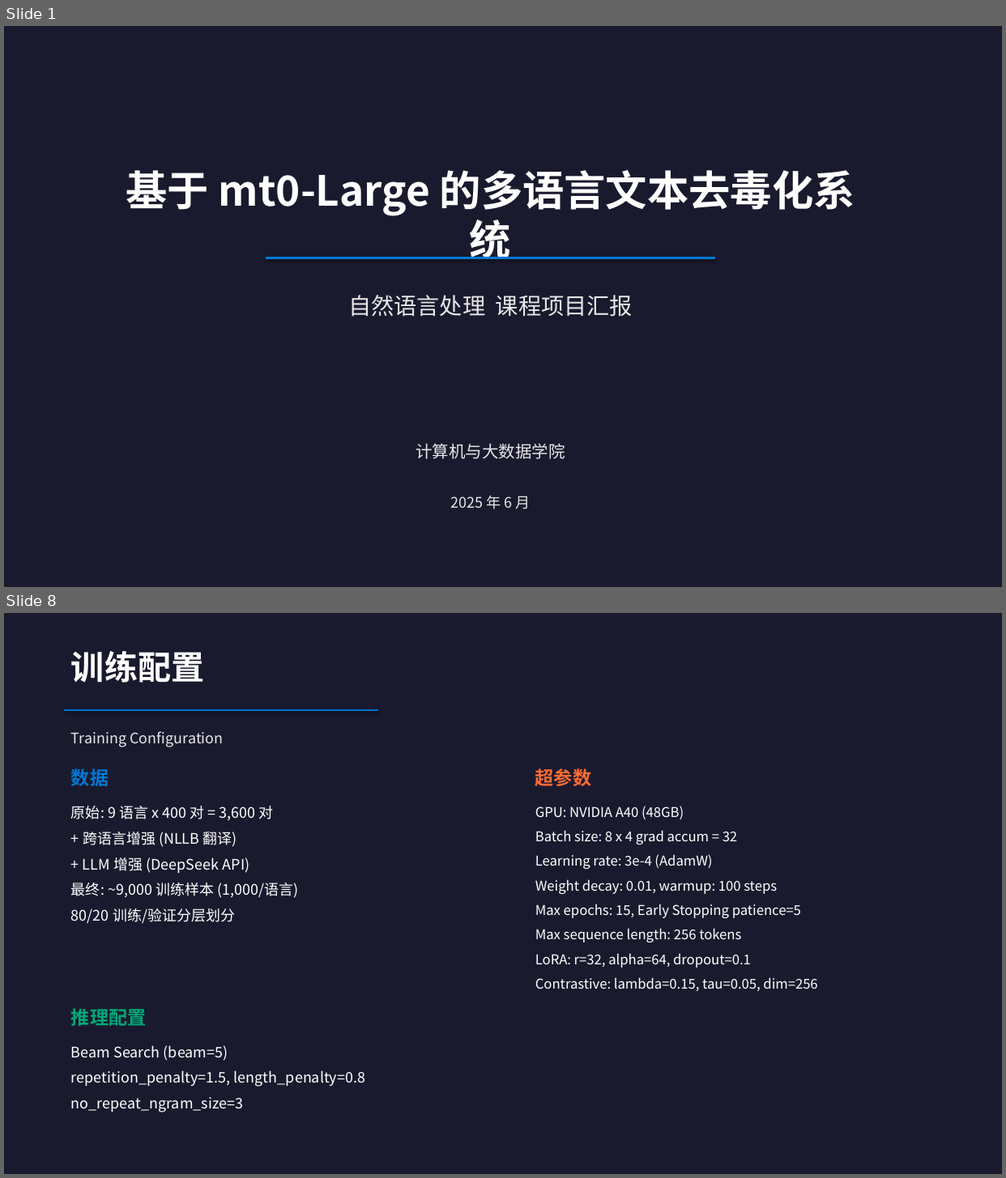
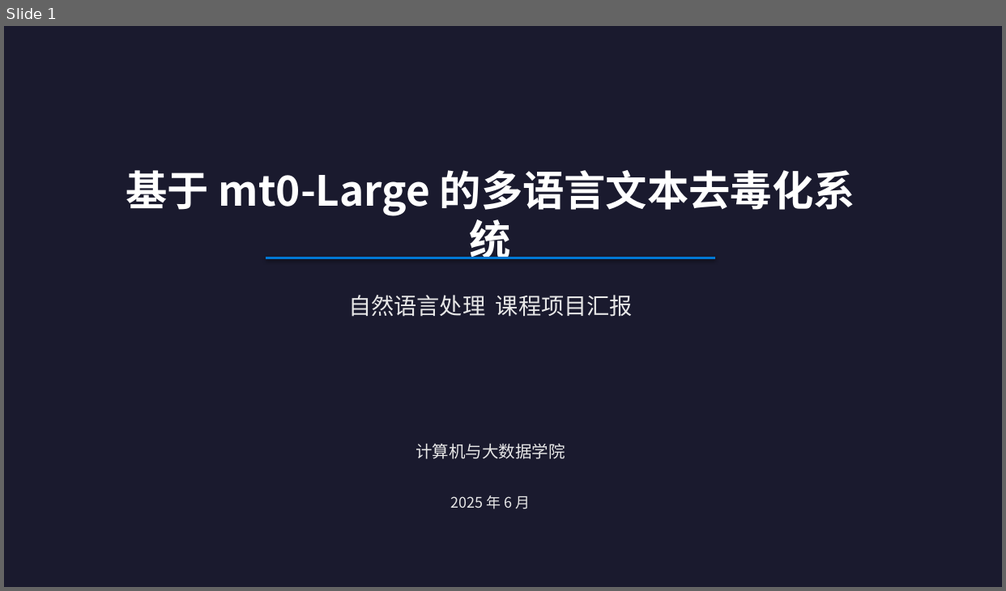
Before and after one commit to TextDetoxification/work, a slide deck: 课程项目汇报_多语言文本去毒化.pptx. Shown one above the other, each under a label of ours: slides 1 and 8 before the commit, slide 1 after it; the slides between them are not shown. The pictures are 1006x1178 and 1006x591 pixels, drawn with LibreOffice and Linux fonts; fonts in the diff are those of the drawing. Boxes give left, top, right and bottom in pixels: in the first picture for what was removed or moved away, otherwise in the second. Text is boxed around its words. In the diff, an @@ line names an element or a change of style, - is before the commit and + after.

```diff
--- a/课程项目汇报_多语言文本去毒化.pptx
+++ b/课程项目汇报_多语言文本去毒化.pptx
@@ slide 8 removed at (4,613,1002,1174), background #1A1A2E @@
@@ text removed at (71,651,204,683) @@
-训练配置
@@ line removed from (64, 710) to (378, 710) @@
@@ text removed at (71,731,223,747) @@
-Training Configuration
@@ text removed at (71,766,108,790) @@
-数据
@@ text removed at (535,769,591,786) @@
-超参数
@@ text removed at (71,806,298,923) @@
-原始: 9 语言 x 400 对 = 3,600 对
-+ 跨语言增强 (NLLB 翻译)
-+ LLM 增强 (DeepSeek API)
-最终: ~9,000 训练样本 (1,000/语言)
-80/20 训练/验证分层划分
@@ text removed at (535,806,817,991) @@
-GPU: NVIDIA A40 (48GB)
-Batch size: 8 x 4 grad accum = 32
-Learning rate: 3e-4 (AdamW)
-Weight decay: 0.01, warmup: 100 steps
-Max epochs: 15, Early Stopping patience=5
-Max sequence length: 256 tokens
-LoRA: r=32, alpha=64, dropout=0.1
-Contrastive: lambda=0.15, tau=0.05, dim=256
@@ text removed at (71,1008,146,1026) @@
-推理配置
@@ text removed at (71,1046,366,1113) @@
-Beam Search (beam=5)
-repetition_penalty=1.5, length_penalty=0.8
-no_repeat_ngram_size=3
```
Also in this commit, not shown: 8 slides changed, 2 slides added, 2 other slides removed, 2 other files.
